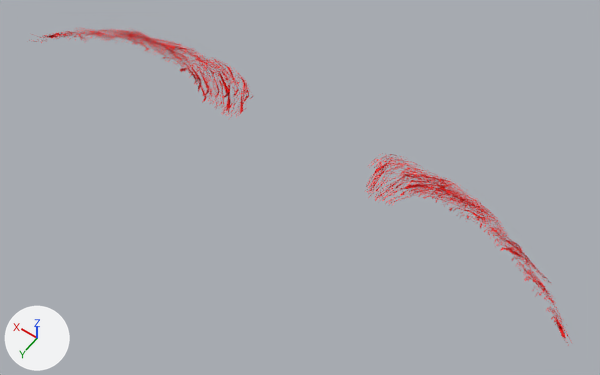
One commit to the glTF model tools/yekta-light/assets/heads/brows/mindfront_eyebrows_01_F.glb: the scene before it, then after it.
One viewpoint serves both versions: a 50 mm lens placed at (-0.0767, 0.0007, 0.2035), pointed at (-0.0081, -0.0954, 0.0526). Every picture has the same lights, and +X, +Y and +Z are marked at lower left. The older version comes first. Vertices at exactly the same position are counted once.
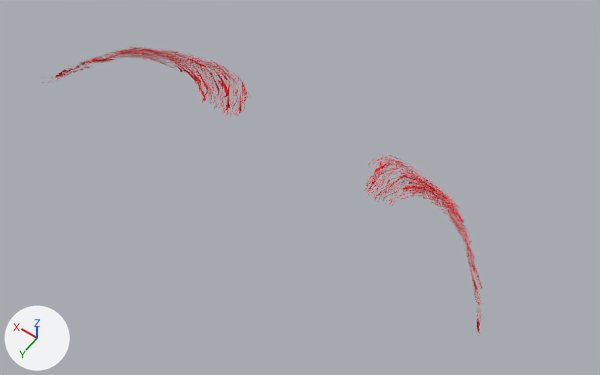
The edits, one by one:
me_mesh_0 is used by ob_mesh_0; location (0.0, 0.0, 0.0).
me_mesh_0 had 9465 vertices, 14199 faces and spanned x -0.076..0.077, y -0.112..-0.091, z 0.05..0.065.
me_mesh_0 now has 9462 vertices, 14198 faces and spans x -0.06..0.062, y -0.111..-0.082, z 0.05..0.065.
me_mesh_0 part 1: 363 loose pieces with 4354 vertices, spanning x -0.076..0.077, y -0.11..-0.091, z 0.052..0.065, are deleted.
me_mesh_0 part 2: 232 vertices moved within x -0.042..-0.02, y -0.111..-0.103, z 0.051..0.065; 1451 vertices removed from x -0.055..-0.018, y -0.112..-0.102, z 0.05..0.065; 3800 vertices added at x -0.06..-0.018, y -0.11..-0.084, z 0.05..0.065.
me_mesh_0 part 3: 216 vertices moved within x 0.017..0.039, y -0.111..-0.104, z 0.051..0.063; 1496 vertices removed from x 0.016..0.052, y -0.112..-0.103, z 0.05..0.064; 3498 vertices added at x 0.016..0.062, y -0.111..-0.082, z 0.051..0.065.
Other edits to the shape of me_mesh_0 do not show in these pictures.

Where the change shows, as pixel boxes (x1, y1, x2, y2) in the pictures (600 x 375 px):
'Mesh_0', reshaped (18% narrower, 8% shorter): before (31, 27, 568, 343); after (43, 46, 483, 337)
part 1 of me_mesh_0, deleted: before (31, 27, 568, 343)
part 2 of me_mesh_0, reshaped: before (365, 153, 492, 228); after (365, 155, 483, 337)
part 3 of me_mesh_0, reshaped: before (124, 30, 253, 117); after (43, 46, 251, 119)
